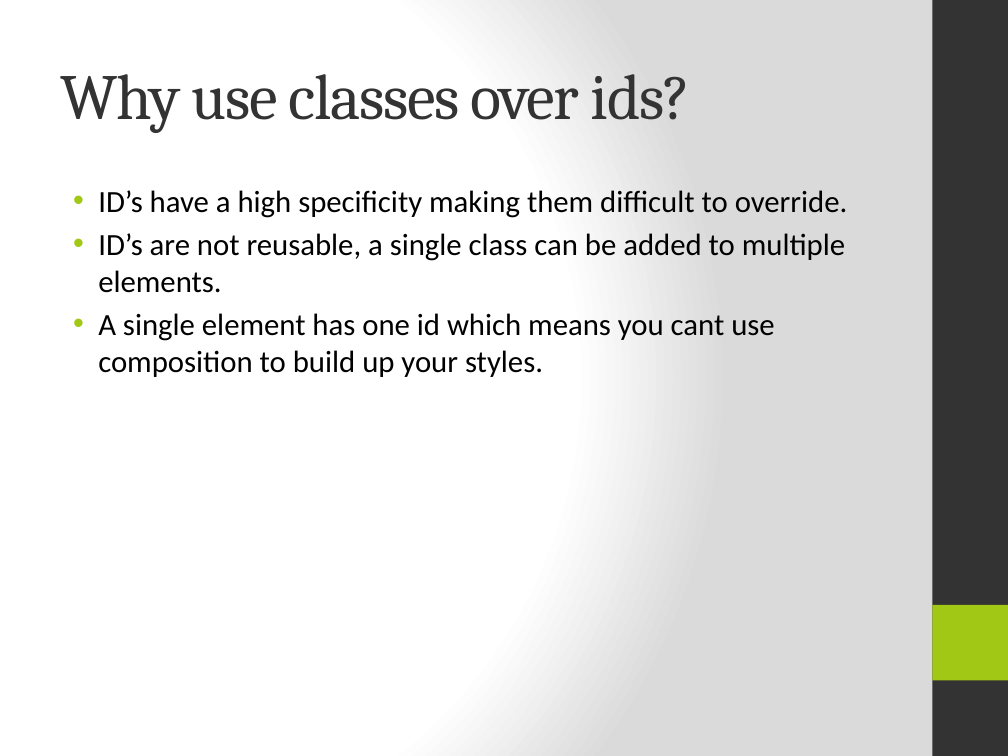
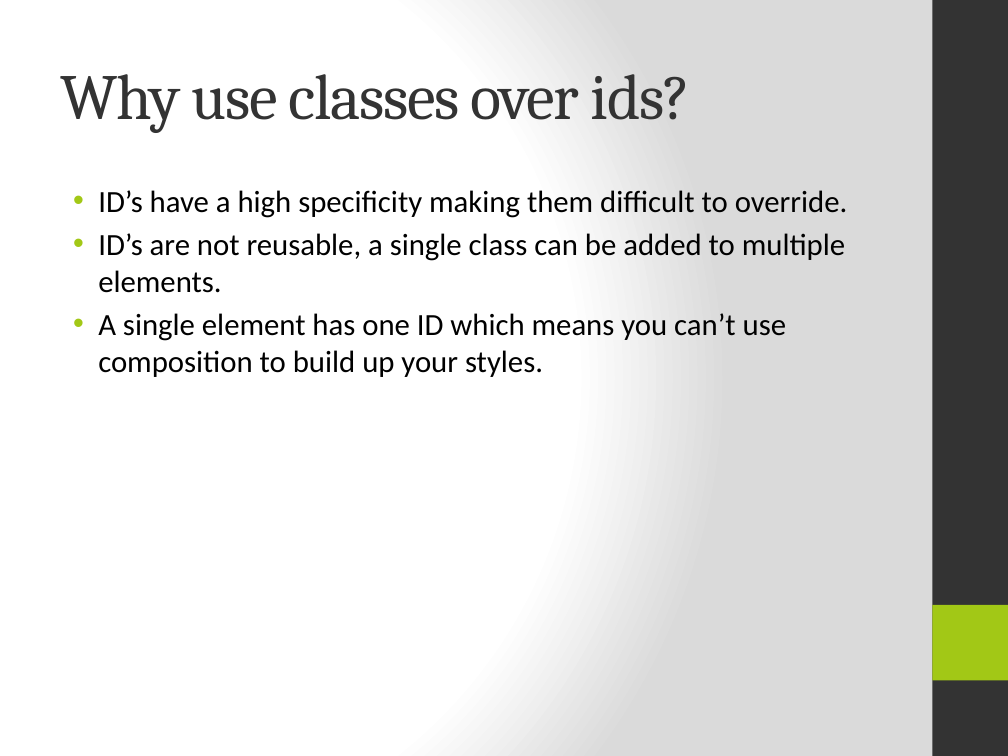
Before and after one commit to TimPerry/css-training, a slide deck: slide 9 of CSS_Taster.pptx. Drawn at 1008x756 pixels with LibreOffice and Linux fonts; fonts in the diff are those of the drawing. Boxes give left, top, right and bottom in pixels: in the first picture for what was removed or moved away, otherwise in the second. Text is boxed around its words. In the diff, an @@ line names an element or a change of style, - is before the commit and + after.

Commit message:
typos and all that

```diff
--- a/CSS_Taster.pptx
+++ b/CSS_Taster.pptx
@@ text at <box>98,313,786,377</box>: text changed @@
-• A single element has one id which means you cant use composition to build up your styles.
+• A single element has one ID which means you can’t use composition to build up your styles.
```
Also in this commit, not shown: 6 other slides changed.
